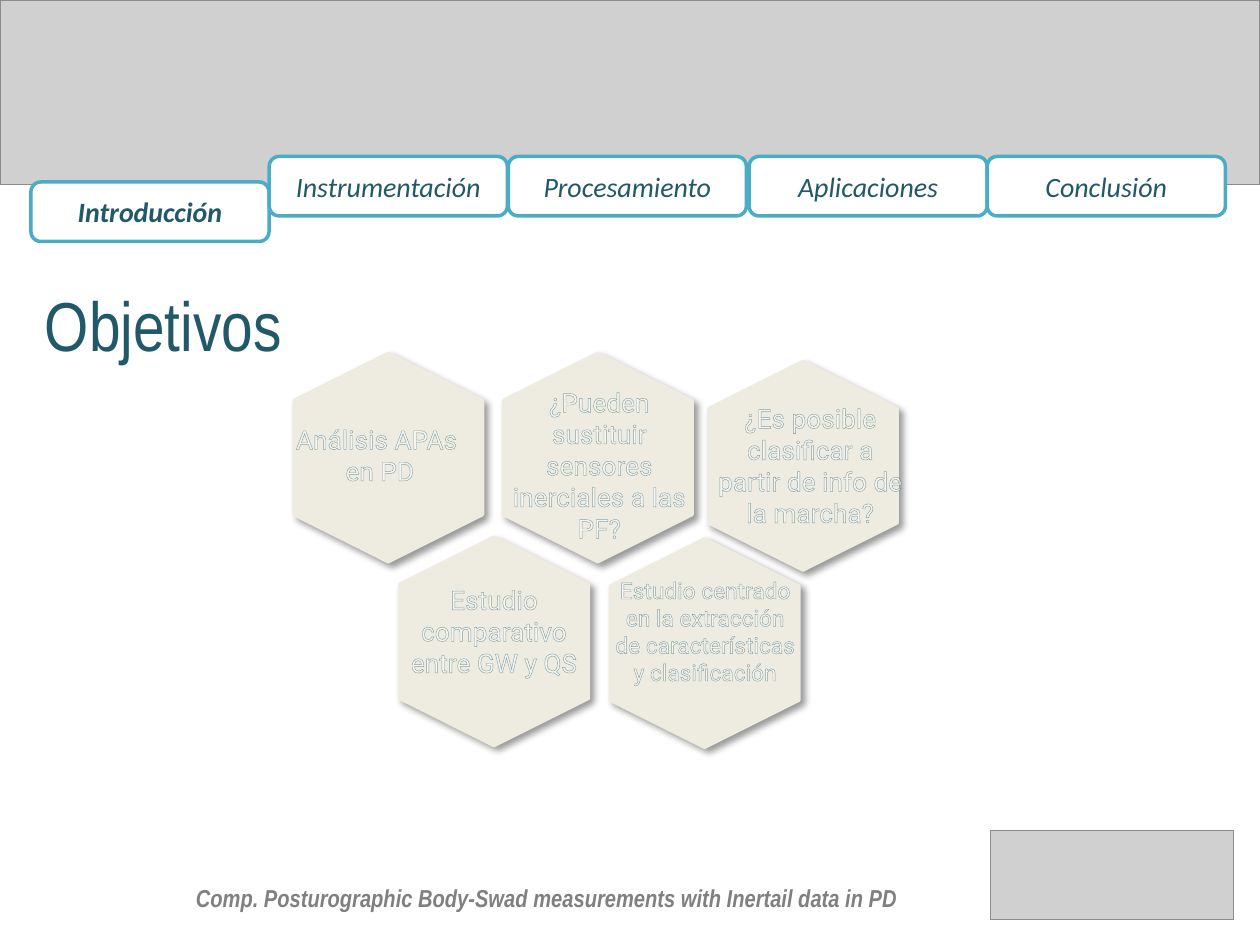
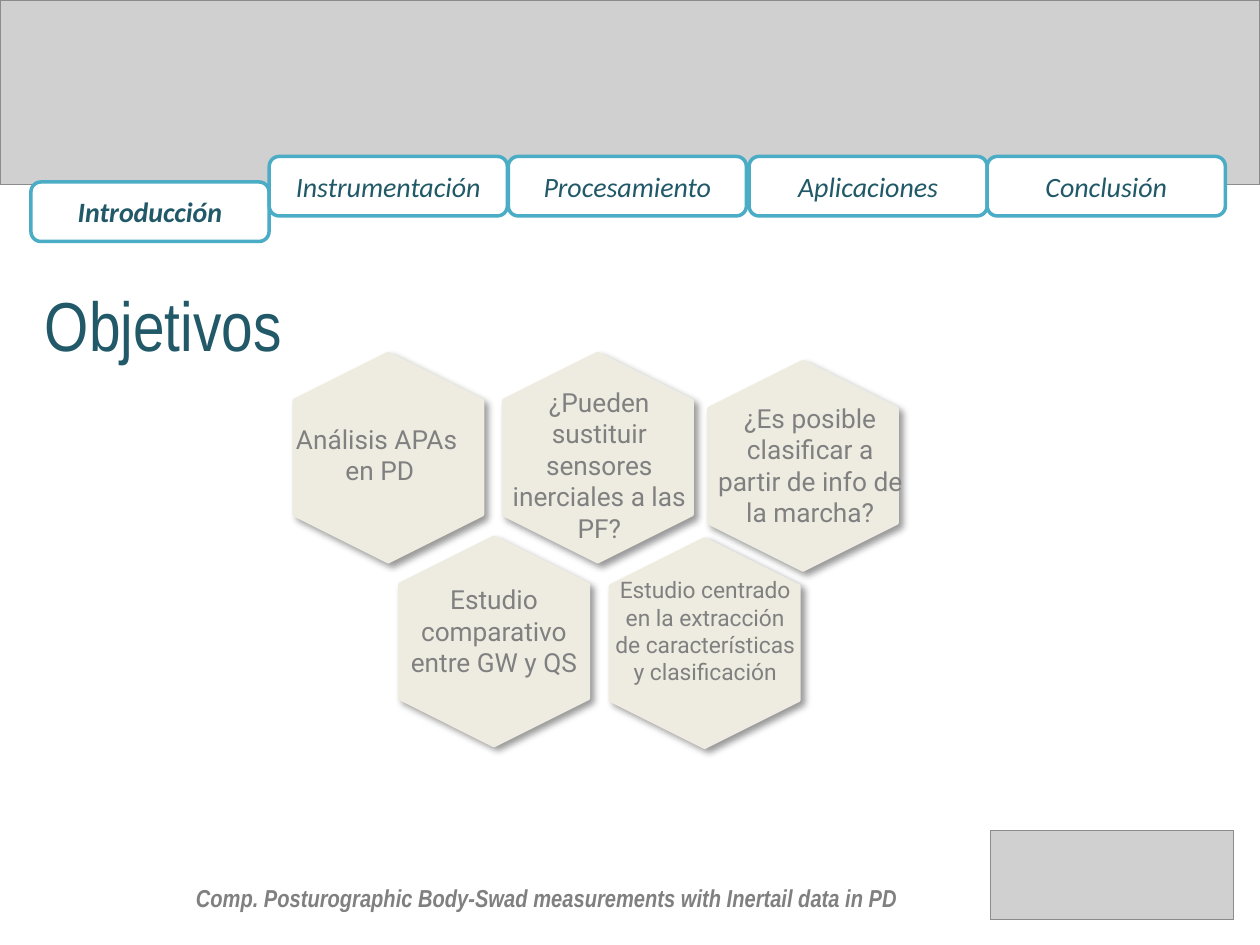
Before and after one commit to aolivares/APA, a slide deck: slide 4 of Documents/Project report Vero/Presentation/Presentation_V2.pptx. Drawn at 1260x945 pixels with LibreOffice and Linux fonts; fonts in the diff are those of the drawing; grey boxes stand for pictures. Boxes give left, top, right and bottom in pixels: in the first picture for what was removed or moved away, otherwise in the second. Text is boxed around its words. In the diff, an @@ line names an element or a change of style, - is before the commit and + after.

```diff
--- a/Documents/Project report Vero/Presentation/Presentation_V2.pptx
+++ b/Documents/Project report Vero/Presentation/Presentation_V2.pptx
@@ text colour #FFFFFF to #808080 in 5 elements at [296,429,457,480], [513,392,685,538], [411,589,577,678], [615,581,795,685], [718,408,903,522] @@
```
Also in this commit, not shown: 5 other slides changed.
